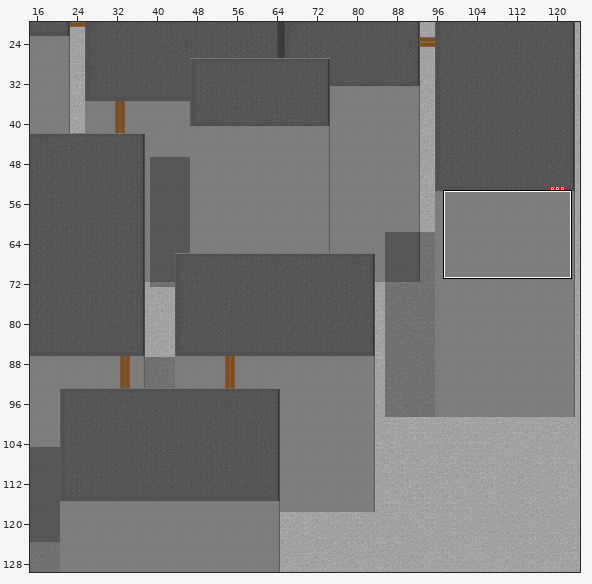
A Tiled map (JSON) gets an edit: main/resources/worlds/RooftopMid.json. The picture above shows the old version from afar; the outline marks the close-up.
Close-up. Before the commit:
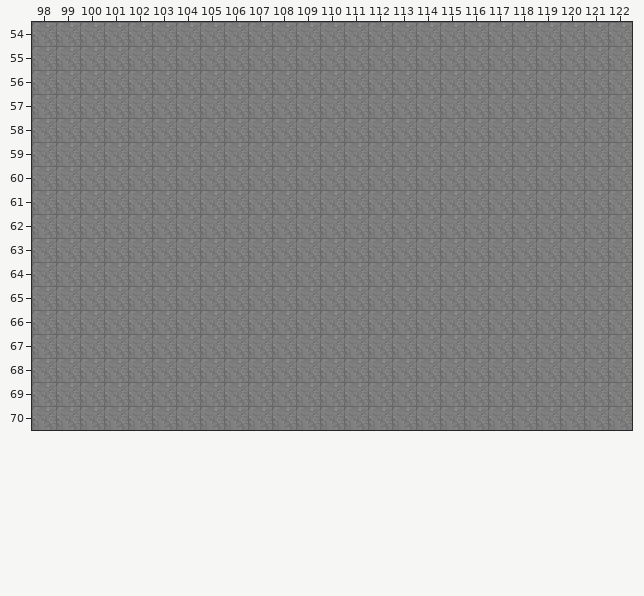
Cells are 16x16 px. Shown: x 98..122, y 54..70. The commit also changed other parts of the map, which this record leaves out.
Once edited:
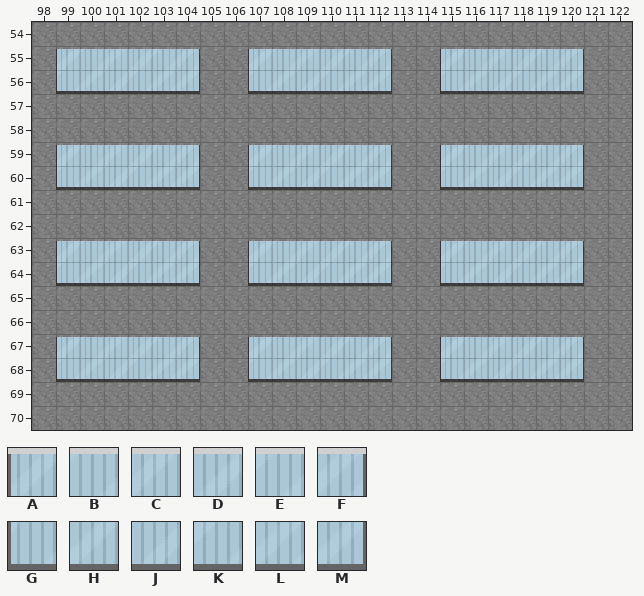
Key: from "Window6_tilesheet": A 0, B 1, C 2, D 3, E 4, F 5, G 6, H 7, J 8, K 9, L 10, M 11.
_ is an empty cell.
Tiles of an added or newly shown layer are drawn over the layers below it.
The exact change:
Layer "Windows" (added):
The edit adds tile A in row 55 at x 99, 107 and 115; in row 59 at x 99, 107 and 115; in row 63 at x 99, 107 and 115; in row 67 at x 99, 107 and 115.
The edit adds tile B in row 55 at x 100, 108 and 116; in row 59 at x 100, 108 and 116; in row 63 at x 100, 108 and 116; in row 67 at x 100, 108 and 116.
The edit adds tile C in row 55 at x 101, 109 and 117; in row 59 at x 101, 109 and 117; in row 63 at x 101, 109 and 117; in row 67 at x 101, 109 and 117.
The edit adds tile D in row 55 at x 102, 110 and 118; in row 59 at x 102, 110 and 118; in row 63 at x 102, 110 and 118; in row 67 at x 102, 110 and 118.
The edit adds tile E in row 55 at x 103, 111 and 119; in row 59 at x 103, 111 and 119; in row 63 at x 103, 111 and 119; in row 67 at x 103, 111 and 119.
The edit adds tile F in row 55 at x 104, 112 and 120; in row 59 at x 104, 112 and 120; in row 63 at x 104, 112 and 120; in row 67 at x 104, 112 and 120.
The edit adds tile G in row 56 at x 99, 107 and 115; in row 60 at x 99, 107 and 115; in row 64 at x 99, 107 and 115; in row 68 at x 99, 107 and 115.
The edit adds tile H in row 56 at x 100, 108 and 116; in row 60 at x 100, 108 and 116; in row 64 at x 100, 108 and 116; in row 68 at x 100, 108 and 116.
The edit adds tile J in row 56 at x 101, 109 and 117; in row 60 at x 101, 109 and 117; in row 64 at x 101, 109 and 117; in row 68 at x 101, 109 and 117.
The edit adds tile K in row 56 at x 102, 110 and 118; in row 60 at x 102, 110 and 118; in row 64 at x 102, 110 and 118; in row 68 at x 102, 110 and 118.
The edit adds tile L in row 56 at x 103, 111 and 119; in row 60 at x 103, 111 and 119; in row 64 at x 103, 111 and 119; in row 68 at x 103, 111 and 119.
The edit adds tile M in row 56 at x 104, 112 and 120; in row 60 at x 104, 112 and 120; in row 64 at x 104, 112 and 120; in row 68 at x 104, 112 and 120.
